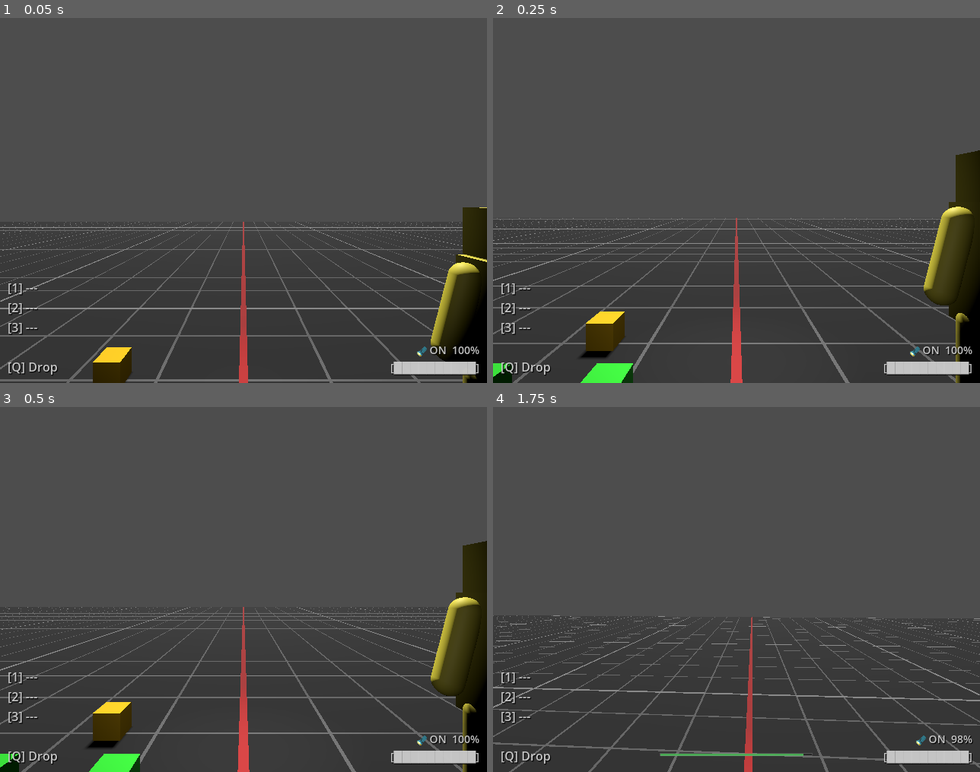
Above: before the commit, frames 1-4 (two rows, left to right).
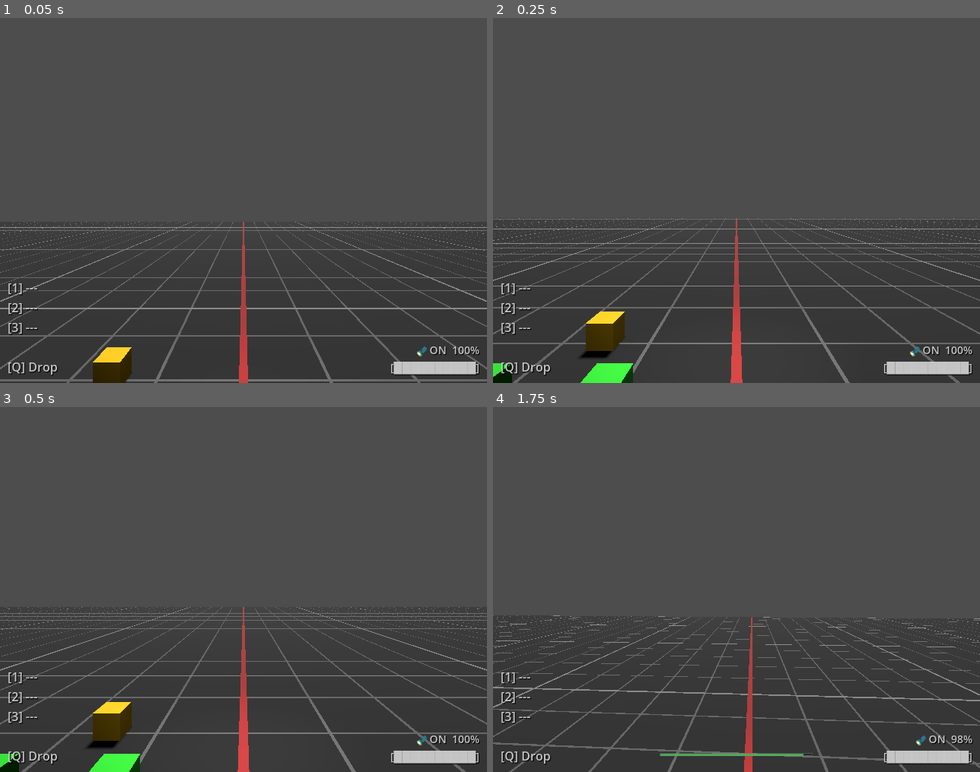
Above: after the commit, the same moments.

Repository: kriskata-andonov/NightShift
Game: Godot game, scene res://scenes/maps/TestChamber.tscn
Same seed, same stepped clock (60 frames per second), same inputs: the game is played once before the commit and once after it. This scene is started directly instead of the project's main scene.
Inputs (mouse positions are in pixels of both pictures, inside the frame that each line leads up to):
- Up to frame 1 (0.05 s): no input
- Up to frame 2 (0.25 s): no input
- Up to frame 3 (0.5 s): no input
- Up to frame 4 (1.75 s): tap Enter at 0.5 s; move the mouse to (760, 589) at 0.52 s; hold Q (drop_item) 0.53-1.28 s; hold W (move_forward) from 0.53 s (still down); tap Space (jump) at 0.77, 1.52 s; tap E (interact) at 0.8, 1.35 s; move the mouse to (712, 589) at 1.27 s; tap Shift (sprint) at 1.55 s

The runs differ from the first frame. In frame 1, 3.5% of the frame differs, in the area x 88-100%, y 51-100%; in frame 2, 4.3%, in the area x 88-100%, y 36-100%; in frame 3, 4.3%; in frame 4, nothing differs.

Commit message:
Fix: General bug fixes
- Added full inventory checks to prevent picking up items into the void
- Updated interaction prompt to display '(Inventory Full)'
- Dropped items are now broadcast correctly to all clients via TestChamber global RPC
- Hoarder client slot count now properly initializes when character class is synchronized

Diff:
--- a/scenes/maps/TestChamber.tscn
+++ b/scenes/maps/TestChamber.tscn
@@ -1,14 +1,12 @@
-[gd_scene format=3]
+[gd_scene format=3 uid="uid://cqfk1aubwnbet"]
 
-[ext_resource type="PackedScene" path="res://scenes/props/Door.tscn" id="2_door"]
-[ext_resource type="Shader" path="res://materials/grid_floor.gdshader" id="3_grid"]
-[ext_resource type="Script" path="res://scripts/interaction/InteractableDoor.gd" id="3_n12x1"]
-[ext_resource type="PackedScene" path="res://scenes/items/PickupItem.tscn" id="4_pickup"]
+[ext_resource type="PackedScene" uid="uid://b7d2x8q3r5t1" path="res://scenes/props/Door.tscn" id="2_door"]
+[ext_resource type="Shader" uid="uid://br7h8mch5bjf7" path="res://materials/grid_floor.gdshader" id="3_grid"]
+[ext_resource type="PackedScene" uid="uid://c5k7nap2v4x6" path="res://scenes/items/PickupItem.tscn" id="4_pickup"]
 [ext_resource type="Resource" path="res://data/items/battery.tres" id="5_battery"]
-[ext_resource type="Script" path="res://scripts/interaction/PickupItem.gd" id="5_dongn"]
 [ext_resource type="Resource" path="res://data/items/fuse.tres" id="6_fuse"]
-[ext_resource type="Script" path="res://scripts/player/PlayerModel.gd" id="7_model"]
-[ext_resource type="Script" path="res://scripts/maps/TestChamber.gd" id="8_map"]
+[ext_resource type="Script" uid="uid://crexaekaruaw7" path="res://scripts/player/PlayerModel.gd" id="7_model"]
+[ext_resource type="Script" uid="uid://b38vxv60dilxu" path="res://scripts/maps/TestChamber.gd" id="8_map"]
 
 [sub_resource type="ShaderMaterial" id="ShaderMaterial_grid"]
 render_priority = 0
@@ -40,27 +38,43 @@
 transform = Transform3D(1, 0, 0, 0, -0.5, 0.866025, 0, -0.866025, -0.5, 0, 10, 0)
 shadow_enabled = true
 
-[node name="Door" type="StaticBody3D" parent="." unique_id=562932700 instance=ExtResource("2_door")]
+[node name="Door" parent="." unique_id=562932700 instance=ExtResource("2_door")]
 transform = Transform3D(1, 0, 0, 0, 1, 0, 0, 0, 1, 3, 0.5, -3)
-script = ExtResource("3_n12x1")
 
-[node name="Battery1" type="StaticBody3D" parent="." unique_id=1168581855 instance=ExtResource("4_pickup")]
+[node name="Door2" parent="." unique_id=1273347968 instance=ExtResource("2_door")]
+transform = Transform3D(0.028126182, 0, 0.9996044, 0, 1, 0, -0.9996044, 0, 0.028126182, 3.0267696, 0.5, -1.0237384)
+
+[node name="Battery1" parent="." unique_id=1168581855 instance=ExtResource("4_pickup")]
 transform = Transform3D(1, 0, 0, 0, 1, 0, 0, 0, 1, -2, 0.5, -2)
-script = ExtResource("5_dongn")
 item_data = ExtResource("5_battery")
 
-[node name="Battery2" type="StaticBody3D" parent="." unique_id=331727964 instance=ExtResource("4_pickup")]
+[node name="Battery2" parent="." unique_id=331727964 instance=ExtResource("4_pickup")]
 transform = Transform3D(1, 0, 0, 0, 1, 0, 0, 0, 1, -1, 0.5, -2)
-script = ExtResource("5_dongn")
 item_data = ExtResource("5_battery")
 
-[node name="Fuse1" type="StaticBody3D" parent="." unique_id=1659594101 instance=ExtResource("4_pickup")]
+[node name="Battery3" parent="." unique_id=864267011 instance=ExtResource("4_pickup")]
+transform = Transform3D(1, 0, 0, 0, 1, 0, 0, 0, 1, 3.665227, 0.5, -2)
+item_data = ExtResource("5_battery")
+
+[node name="Battery4" parent="." unique_id=74081157 instance=ExtResource("4_pickup")]
+transform = Transform3D(1, 0, 0, 0, 1, 0, 0, 0, 1, 3.4093218, 0.5, -1.4229542)
+item_data = ExtResource("5_battery")
+
+[node name="Fuse1" parent="." unique_id=1659594101 instance=ExtResource("4_pickup")]
 transform = Transform3D(1, 0, 0, 0, 1, 0, 0, 0, 1, -1.5, 0.5, -3)
-script = ExtResource("5_dongn")
+item_data = ExtResource("6_fuse")
+
+[node name="Fuse2" parent="." unique_id=2045865447 instance=ExtResource("4_pickup")]
+transform = Transform3D(1, 0, 0, 0, 1, 0, 0, 0, 1, 3.6865034, 0.764246, -2.4131603)
+item_data = ExtResource("6_fuse")
+
+[node name="Fuse3" parent="." unique_id=1636641519 instance=ExtResource("4_pickup")]
+transform = Transform3D(1, 0, 0, 0, 1, 0, 0, 0, 1, 6.5232, 0.5, -1.0244129)
 item_data = ExtResource("6_fuse")
 
 [node name="DummyModel" type="Node3D" parent="." unique_id=1084901299]
 transform = Transform3D(1, 0, 0, 0, 1, 0, 0, 0, 1, 2, 1.5, -2)
+visible = false
 script = ExtResource("7_model")
 
 [node name="PlayerSpawner" type="MultiplayerSpawner" parent="." unique_id=824608375]
--- a/scripts/interaction/Interactable.gd
+++ b/scripts/interaction/Interactable.gd
@@ -12,5 +12,5 @@
 	pass
 
 ## Return the text shown in the interaction prompt (e.g., "Open Door").
-func get_interaction_text() -> String:
+func get_interaction_text(_player: Node = null) -> String:
 	return "Interact"
--- a/scripts/interaction/InteractableDoor.gd
+++ b/scripts/interaction/InteractableDoor.gd
@@ -55,7 +55,7 @@
 	else:
 		target_rotation_y = initial_rotation_y
 
-func get_interaction_text() -> String:
+func get_interaction_text(_player: Node = null) -> String:
 	if is_open:
 		return "Close Door"
 	else:
--- a/scripts/interaction/PickupItem.gd
+++ b/scripts/interaction/PickupItem.gd
@@ -25,6 +25,10 @@
 func interact(player: Node) -> void:
 	if not item_data:
 		return
+	var inventory := _get_inventory(player)
+	if inventory and inventory.has_method("is_full") and inventory.is_full():
+		return # Do nothing if full
+
 	var peer_id = player.name.to_int()
 	_rpc_pickup.rpc(peer_id)
 
@@ -44,7 +48,11 @@
 	# Everyone destroys the physical 3D object so it can't be picked up again
 	queue_free()
 
-func get_interaction_text() -> String:
+func get_interaction_text(player: Node = null) -> String:
+	if player:
+		var inventory := _get_inventory(player)
+		if inventory and inventory.has_method("is_full") and inventory.is_full():
+			return "(Inventory Full)"
 	if item_data:
 		return "Pick Up " + item_data.item_name
 	return "Pick Up"
--- a/scripts/maps/TestChamber.gd
+++ b/scripts/maps/TestChamber.gd
@@ -43,3 +43,12 @@
 		var p = get_node_or_null(str(id))
 		if p:
 			p.queue_free()
+
+@rpc("authority", "call_local", "reliable")
+func rpc_spawn_drop_global(res_path: String, spawn_pos: Vector3, drop_name: String) -> void:
+	var pickup_scene = preload("res://scenes/items/PickupItem.tscn")
+	var pickup = pickup_scene.instantiate()
+	pickup.item_data = load(res_path)
+	pickup.name = drop_name
+	add_child(pickup)
+	pickup.global_position = spawn_pos
--- a/scripts/player/PlayerInteraction.gd
+++ b/scripts/player/PlayerInteraction.gd
@@ -85,7 +85,7 @@
 	if not prompt_label:
 		return
 	if current_target and is_instance_valid(current_target) and not current_target.is_queued_for_deletion() and current_target.can_interact(_get_player()):
-		prompt_label.text = "[E] " + current_target.get_interaction_text()
+		prompt_label.text = "[E] " + current_target.get_interaction_text(_get_player())
 		prompt_label.visible = true
 	else:
 		prompt_label.visible = false
--- a/scripts/player/PlayerInventory.gd
+++ b/scripts/player/PlayerInventory.gd
@@ -53,13 +53,24 @@
 
 ## Try to add an item to the inventory. Returns true if successful.
 func add_item(item: ItemData) -> bool:
+	if is_full():
+		return false
+
 	for i in range(max_slots):
 		if items[i] == null:
 			items[i] = item
 			inventory_changed.emit()
 			return true
-	# Inventory full
 	return false
+
+## Returns true if all slots are occupied.
+func is_full() -> bool:
+	if items.size() < max_slots:
+		return false
+	for i in range(max_slots):
+		if items[i] == null:
+			return false
+	return true
 
 ## Remove and return the item at the given slot index.
 func remove_item(index: int) -> ItemData:
@@ -104,37 +115,23 @@
 		var forward := -player.global_transform.basis.z.normalized()
 		var spawn_pos := player.global_position + forward * 1.5
 		spawn_pos.y = player.global_position.y - 0.5  # Roughly ground level
-		if multiplayer.has_multiplayer_peer():
-			if multiplayer.is_server():
-				_rpc_spawn_drop.rpc(item.resource_path, spawn_pos)
-			else:
-				_rpc_request_drop.rpc_id(1, item.resource_path, spawn_pos)
+		if not multiplayer.has_multiplayer_peer():
+			var drop_name = "drop_solo_%d" % Time.get_ticks_msec()
+			get_tree().current_scene.rpc_spawn_drop_global(item.resource_path, spawn_pos, drop_name)
+		elif multiplayer.is_server():
+			var drop_name = "drop_%d_%d" % [multiplayer.get_unique_id(), Time.get_ticks_msec()]
+			get_tree().current_scene.rpc_spawn_drop_global.rpc(item.resource_path, spawn_pos, drop_name)
 		else:
-			_spawn_drop_local(item.resource_path, spawn_pos)
+			_rpc_request_drop.rpc_id(1, item.resource_path, spawn_pos)
 
 ## Client requests the server to spawn a dropped item.
 @rpc("any_peer", "reliable")
 func _rpc_request_drop(res_path: String, spawn_pos: Vector3) -> void:
 	if not multiplayer.is_server():
 		return
-	_rpc_spawn_drop.rpc(res_path, spawn_pos)
-
-## Server tells all clients to spawn the dropped item.
-@rpc("authority", "call_local", "reliable")
-func _rpc_spawn_drop(res_path: String, spawn_pos: Vector3) -> void:
-	_spawn_drop_local(res_path, spawn_pos)
-
-## Local item spawner — used by both RPC and direct calls.
-func _spawn_drop_local(res_path: String, spawn_pos: Vector3) -> void:
-	if not pickup_scene:
-		return
-	var pickup = pickup_scene.instantiate()
-	pickup.item_data = load(res_path)
-	pickup.name = "drop_%d" % Time.get_ticks_msec()
-	var scene = get_tree().current_scene
-	if scene:
-		scene.add_child(pickup)
-		pickup.global_position = spawn_pos
+	var peer_id = multiplayer.get_remote_sender_id()
+	var drop_name = "drop_%d_%d" % [peer_id, Time.get_ticks_msec()]
+	get_tree().current_scene.rpc_spawn_drop_global.rpc(res_path, spawn_pos, drop_name)
 
 ## Check if the inventory contains an item with the given name.
 func has_item(item_name: String) -> bool:
--- a/scripts/player/PlayerMovement.gd
+++ b/scripts/player/PlayerMovement.gd
@@ -7,7 +7,13 @@
 	FRESHMAN
 }
 
-@export var character_class: PlayerClass = PlayerClass.ATHLETE
+@export var character_class: PlayerClass = PlayerClass.ATHLETE:
+	set(value):
+		character_class = value
+		if is_inside_tree():
+			var inv = get_node_or_null("PlayerInventory")
+			if inv and inv.has_method("initialize"):
+				inv.initialize(value)
 
 @export var walk_speed: float = 3.5
 @export var sprint_speed: float = 6.5
